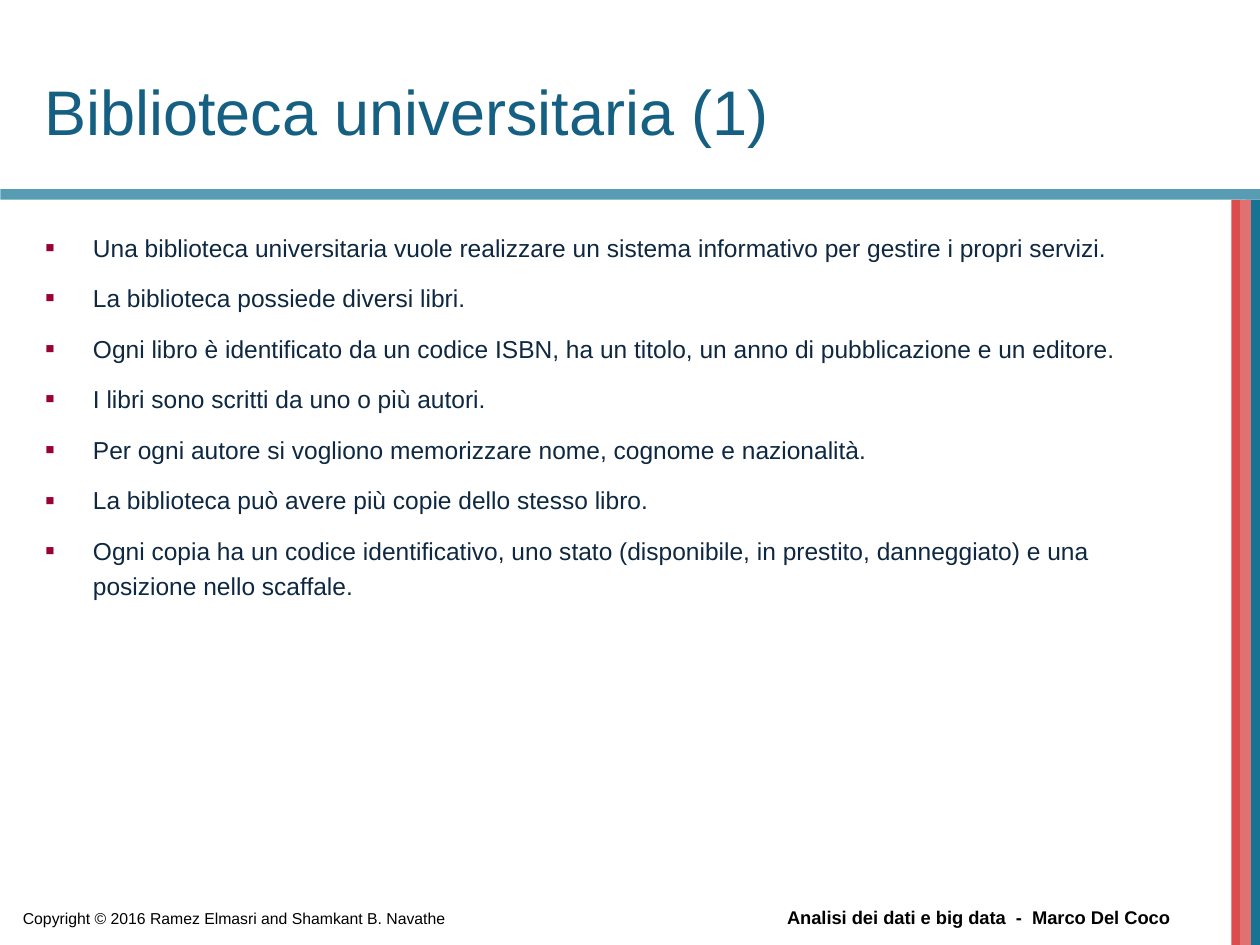
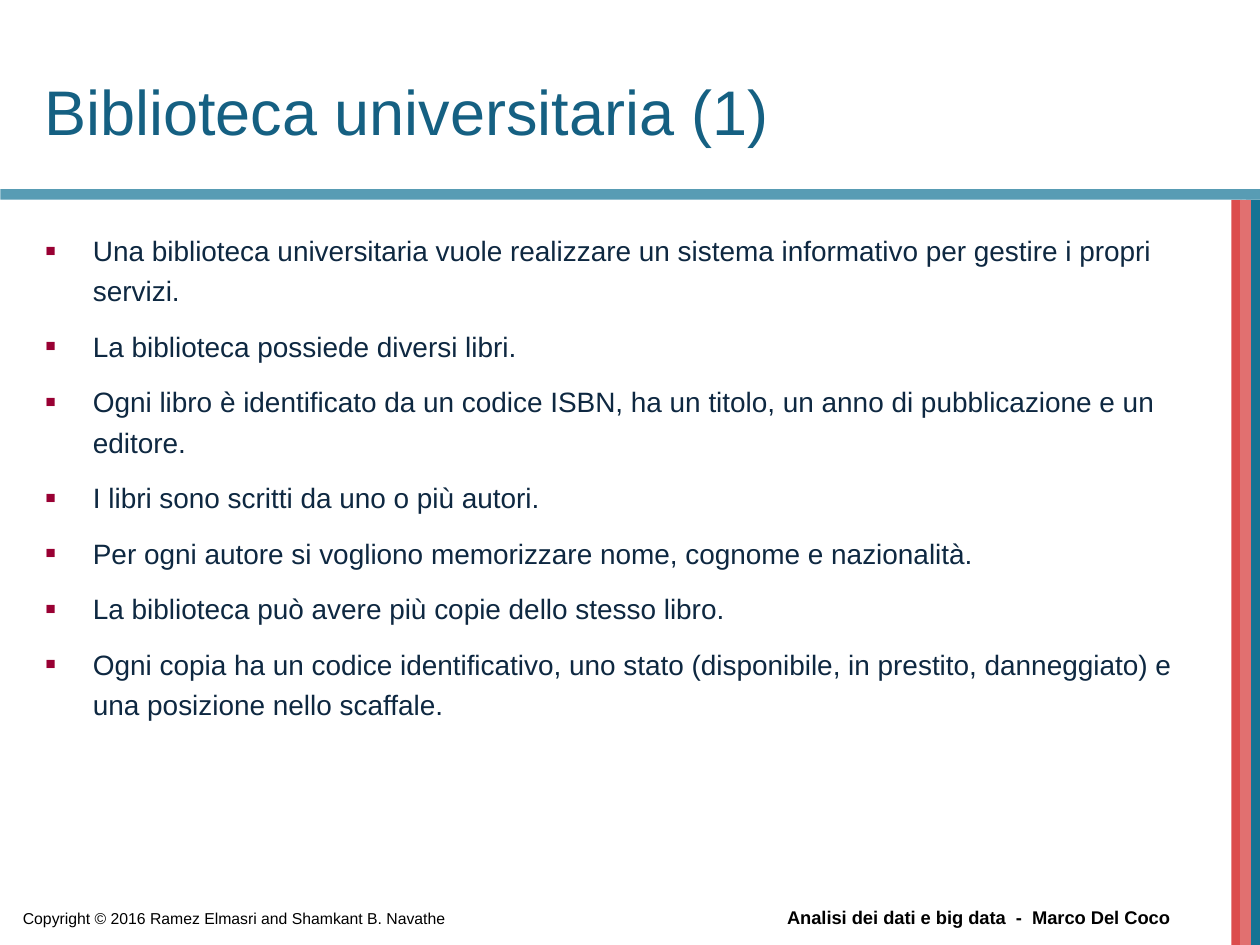
Before and after one commit to beppe2hd/AnalisiDati_BigData, a slide deck: slide 22 of materials/Chapter03.pptx. Drawn at 1260x945 pixels with LibreOffice and Linux fonts; fonts in the diff are those of the drawing; background and template pictures are left out. Boxes give left, top, right and bottom in pixels: in the first picture for what was removed or moved away, otherwise in the second. Text is boxed around its words. In the diff, an @@ line names an element or a change of style, - is before the commit and + after.

```diff
--- a/materials/Chapter03.pptx
+++ b/materials/Chapter03.pptx
@@ text "Una biblioteca universitaria vuole realizzare ..." at [93,240,1171,720]: size 14 to 16 pt @@
```
Also in this commit, not shown: 3 other slides changed, 1 slide added, 1 other file.
